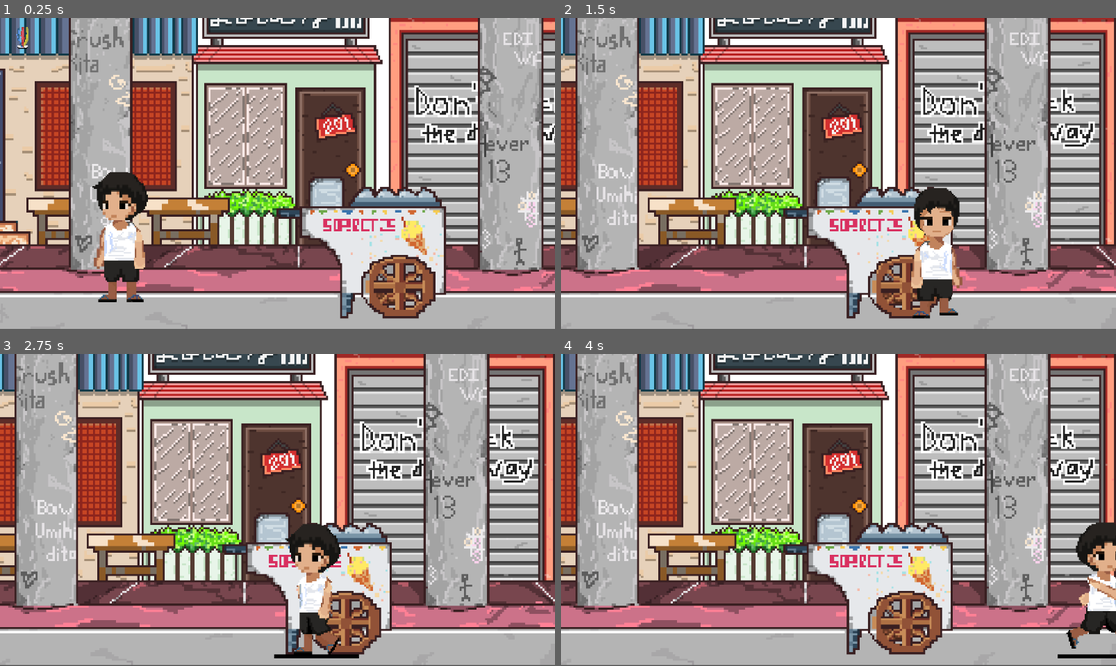
Above: before the commit, frames 1-4 (two rows, left to right).
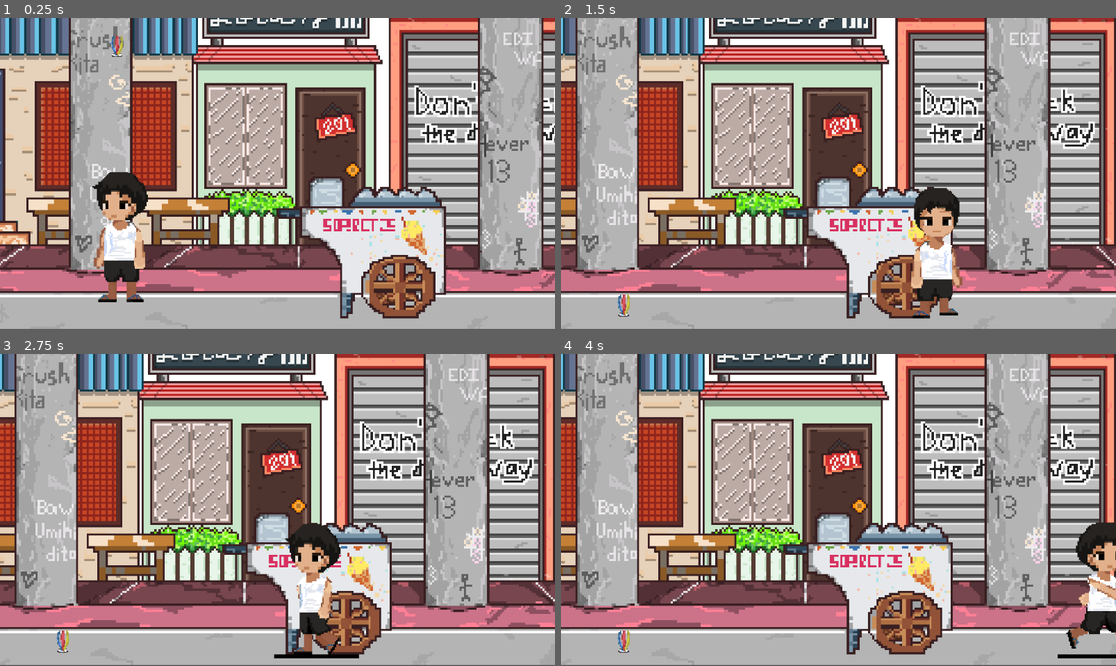
Above: after the commit, the same moments.

Repository: jehya/SipAI
Game: Godot game, scene res://scenes/game.tscn
Two runs of this game, one before a commit and one after it. Both use one fixed random seed, a clock stepped at 60 frames per second and the inputs below.
Inputs:
- Up to frame 1 (0.25 s): no input
- Up to frame 2 (1.5 s): hold D (move_right) from 0.53 s (still down); tap Space (dribble) at 0.6, 1.35 s
- Up to frame 3 (2.75 s): release D (move_right) at 2.03 s; hold Left (move_left) from 2.03 s (still down); tap Space (dribble) at 2.1 s
- Up to frame 4 (4 s): release Left (move_left) at 2.78 s; hold D (move_right) from 2.78 s (still down); tap Space (dribble) at 2.85, 3.6 s

The runs differ from the first frame. In frame 1, 0.2% of the frame differs, in the area x 2-23%, y 2-13%; in frame 2, 0.1%; in frame 3, 0.1%; in frame 4, 0.1%.

Commit message:
feat: added collision and action to sipa

Diff:
--- a/scenes/game.tscn
+++ b/scenes/game.tscn
@@ -493,7 +493,7 @@
 limit_bottom = 120
 
 [node name="Sipa" parent="." instance=ExtResource("3_lnu2h")]
-position = Vector2(26, -171)
+position = Vector2(115, -163)
 
 [node name="Boundaries" type="Node" parent="."]
 
--- a/scenes/player.tscn
+++ b/scenes/player.tscn
@@ -103,7 +103,7 @@
 [sub_resource type="RectangleShape2D" id="RectangleShape2D_tuyoq"]
 size = Vector2(32.5, 37)
 
-[node name="Player" type="CharacterBody2D"]
+[node name="Player" type="CharacterBody2D" groups=["player"]]
 script = ExtResource("1_g2els")
 
 [node name="AnimatedSprite2D" type="AnimatedSprite2D" parent="."]
@@ -112,7 +112,7 @@
 sprite_frames = SubResource("SpriteFrames_tuyoq")
 animation = &"kick"
 autoplay = "idle"
-frame_progress = 0.978
+frame_progress = 0.737913
 
 [node name="CollisionShape2D" type="CollisionShape2D" parent="."]
 position = Vector2(-14.25, -14.5)
--- /dev/null
+++ b/scenes/sipa.gd
@@ -0,0 +1,21 @@
+extends RigidBody2D
+
+var player_touching = false
+
+@onready var area_2d: Area2D = $Area2D
+
+func _ready():
+	$Area2D.body_entered.connect(_on_body_entered)
+	$Area2D.body_exited.connect(_on_body_exited)
+
+func _on_body_entered(body):
+	if body.is_in_group("player"):  # Recommended over name checks
+		player_touching = true
+
+func _on_body_exited(body):
+	if body.is_in_group("player"):
+		player_touching = false
+
+func _physics_process(delta):
+	if player_touching and Input.is_action_just_pressed("dribble"):
+		apply_central_impulse(Vector2(0, -400))  # Jump upward
--- a/scenes/sipa.tscn
+++ b/scenes/sipa.tscn
@@ -1,5 +1,6 @@
-[gd_scene load_steps=4 format=3 uid="uid://cweq2e8cmrddl"]
+[gd_scene load_steps=6 format=3 uid="uid://cweq2e8cmrddl"]
 
+[ext_resource type="Script" uid="uid://brq4csoj2efu7" path="res://scenes/sipa.gd" id="1_jsgah"]
 [ext_resource type="Texture2D" uid="uid://bv14s5yxjjkn8" path="res://assets/SIPA OBJECT.png" id="1_misjo"]
 
 [sub_resource type="SpriteFrames" id="SpriteFrames_jsgah"]
@@ -17,7 +18,12 @@
 radius = 5.0
 height = 20.0
 
+[sub_resource type="CapsuleShape2D" id="CapsuleShape2D_misjo"]
+radius = 5.0
+height = 20.0
+
 [node name="Sipa" type="RigidBody2D"]
+script = ExtResource("1_jsgah")
 
 [node name="AnimatedSprite2D" type="AnimatedSprite2D" parent="."]
 position = Vector2(-2.125, -13.5)
@@ -25,6 +31,12 @@
 sprite_frames = SubResource("SpriteFrames_jsgah")
 animation = &"pitsa"
 
+[node name="Area2D" type="Area2D" parent="."]
+
+[node name="CollisionShape2D" type="CollisionShape2D" parent="Area2D"]
+position = Vector2(-2, -13)
+shape = SubResource("CapsuleShape2D_deck0")
+
 [node name="CollisionShape2D" type="CollisionShape2D" parent="."]
 position = Vector2(-2, -13)
-shape = SubResource("CapsuleShape2D_deck0")
+shape = SubResource("CapsuleShape2D_misjo")
--- a/scripts/player.gd
+++ b/scripts/player.gd
@@ -1,5 +1,4 @@
 extends CharacterBody2D
-
 
 const SPEED = 300.0
 const JUMP_VELOCITY = -400.0
Not shown, added: scenes/sipa.gd.uid
